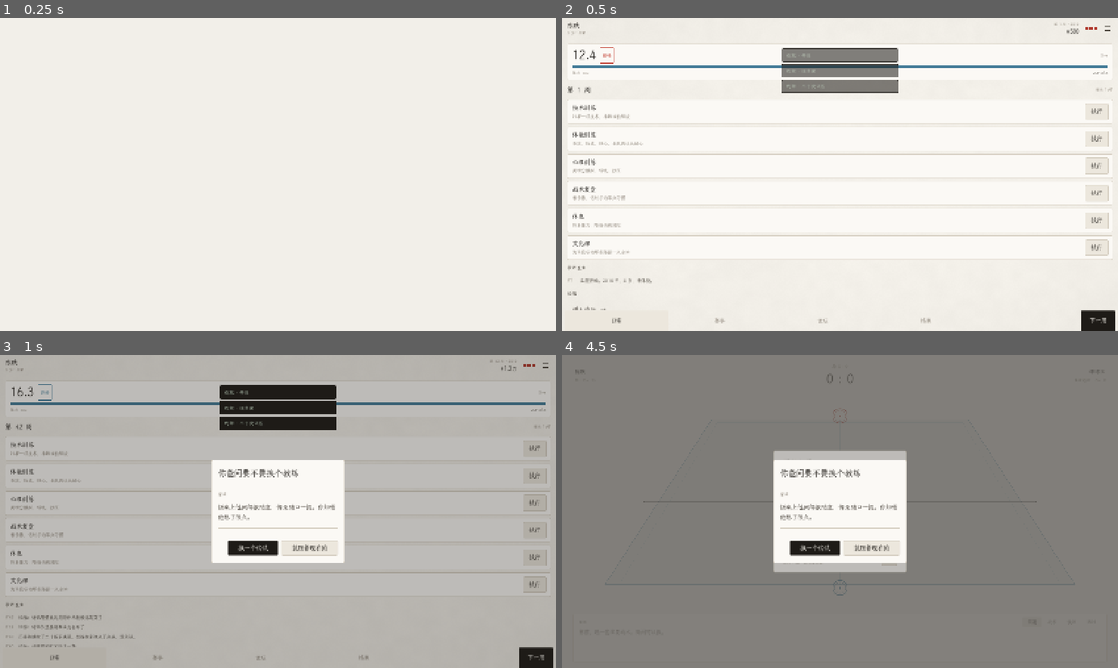
Above: before the commit, frames 1-4 (two rows, left to right).
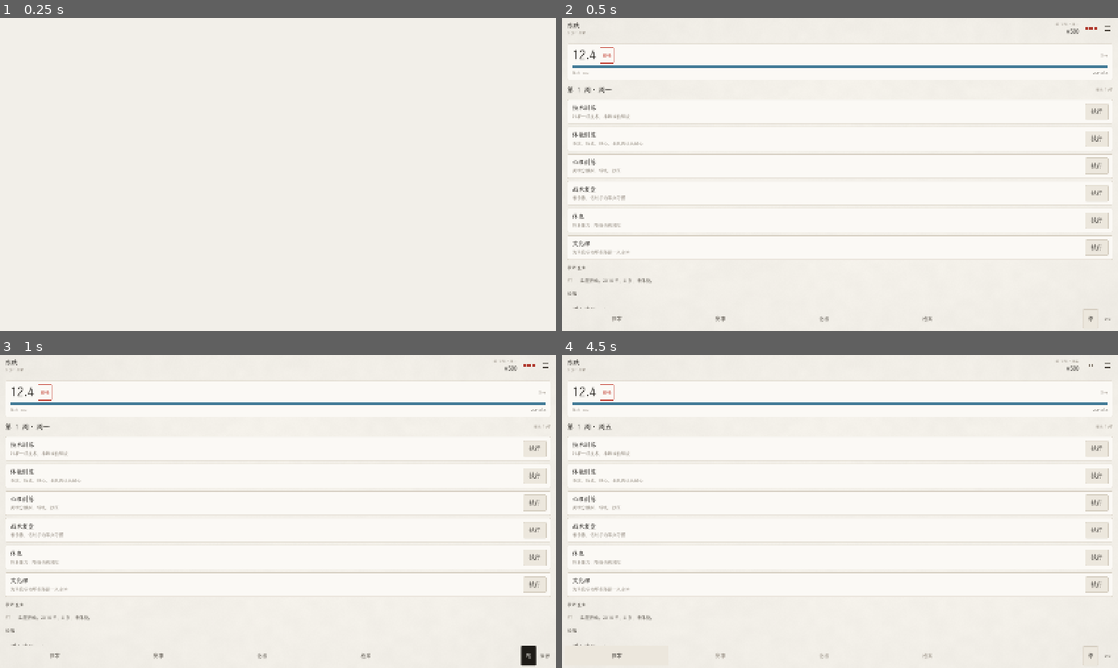
Above: after the commit, the same moments.

Repository: Moglass/PingPongLife
Game: Godot game, scene res://tools/Portrait.tscn
The game is run twice, just before and just after one commit, with the same random seed, the same clock (stepped at 60 frames per second) and the same inputs. This scene is started directly instead of the project's main scene.
Inputs (mouse positions are in pixels of both pictures, inside the frame that each line leads up to):
- Up to frame 1 (0.25 s): no input
- Up to frame 2 (0.5 s): no input
- Up to frame 3 (1 s): click (533, 658) at 0.5 s, where only the run before the commit has a clickable "下一周"
- Up to frame 4 (4.5 s): click (1090, 655) at 1.25 s, where only the run after the commit has a clickable "跑"; click (1090, 655) at 2 s, where only the run after the commit has a clickable "停"; click (1106, 655) at 2.75 s, where only the run after the commit has a clickable "暂停"; click (1034, 621) at 3.5 s, where only the run before the commit has a clickable "沉浸"; click (1051, 621) at 4.25 s, where only the run before the commit has a clickable "战术"

Frame 1 is identical in both runs. In frame 2, 3.3% of the frame differs, in the area x 1-100%, y 1-100%; in frame 3, 93%; in frame 4, 93%, in the area x 0-100%, y 0-100%.

Commit message:
feat(v0.81): 时间流重构 + 修复点不动 + iOS 更新自愈
## 点不动（P0）
复盘页整页是一个 VBox，内容一长「下一轮」被顶出屏幕，玩家以为卡死。
- 竖屏改为「正文进 SmoothScroll + 底部按钮固定」
- 外边距 46/28 -> 16/14

## 更新看不到（P0）
Service Worker 把 index.html 也缓存了，玩家永远拿到旧壳子。
- patch_web.py：从 SW 的 CACHED_FILES 摘掉 index.html
- 注入构建号自愈脚本：检测到新版本自动注销 SW + 清 CacheStorage + reload
首次访问只记录不清，避免多下一次 10MB。

## v0.81 时间流
新增 TimeManager（autoload）：现实 1 秒 = 游戏 1 天，0/1/2/4 倍速。
- GameManager.advance_day()：执行当天排程 -> 伤病按天倒计时 -> 日期推进 -> 事件判定
- 原 advance_week 降级为「周结算」，由第 7 天调用
- PlayerStats 新增 day / injury_days / schedule[7]
- 每天训练补回 7.5 体力（时间流下单日训练量远小于原「攒一周」）
- 体力 < 28 自动改休息，< 20 触发自动暂停
- 事件从「每周必抽」改为「每天 4.5%」，实测 100 天触发 1 次
- 底部「下一周」按钮换成时间控制：竖屏 跑/停 + 倍速循环，横屏四档平铺
- 顶栏与正文标题跟随日期刷新（第 N 周 · 周X）

## 验证
TimeFlow: 4x 档 3.5 秒推进 14 天，体力自适应保持 100，体力 10 时正确暂停
Smoke: 26 周推进、四页切换、存档往返全部通过
审计: 横屏 0 越界；竖屏仅器材页 6px 滚动条误差

Diff:
--- a/project.godot
+++ b/project.godot
@@ -18,6 +18,7 @@
 DataManager="*res://scripts/autoload/DataManager.gd"
 GameManager="*res://scripts/autoload/GameManager.gd"
 ForumManager="*res://scripts/autoload/ForumManager.gd"
+TimeManager="*res://scripts/autoload/TimeManager.gd"
 AudioDirector="*res://scripts/autoload/AudioDirector.gd"
 
 [display]
--- a/scripts/autoload/EventBus.gd
+++ b/scripts/autoload/EventBus.gd
@@ -5,6 +5,8 @@
 
 # ---- 时间与阶段 ----
 signal week_started(week: int, year: int)
+signal day_advanced(day: int, week: int, year: int)
+
 signal week_settled(report: Dictionary)
 signal season_changed(year: int)
 signal stage_changed(stage_index: int, stage_name: String)
--- a/scripts/autoload/GameManager.gd
+++ b/scripts/autoload/GameManager.gd
@@ -153,6 +153,93 @@
 	return IDENTITY[clampi(identity_index(), 0, IDENTITY.size() - 1)]
 
 # ---------------------------------------------------------------- 周循环
+
+const DAYS_PER_WEEK := 7
+
+## v0.81 时间流的一天：执行当天排程 → 伤病倒计时 → 日期推进 → 事件判定
+## 返回 should_pause/pause_reason，由 TimeManager 决定是否刹停。
+func advance_day() -> Dictionary:
+	if phase != Phase.CAREER:
+		return {}
+	var events: Array[String] = []
+	var should_pause := false
+	var reason := ""
+
+	var task := _scheduled_task(p.day)
+	if task == "" or task == "rest":
+		_recover_day()
+		if task == "study":
+			p.record["study"] = int(p.record.get("study", 0)) + 1
+	elif p.injury_weeks > 0 or p.stamina_cur < 28.0:
+		_recover_day()
+		events.append("身体撑不住，这一天改成休息。")
+	else:
+		var tk := _weakest_tech() if task == "tech" else ""
+		var r := career.train(p, task, tk)
+		# 时间流下每天只练一小节，补回大部分消耗，否则两天就趴下
+		p.stamina_cur = clampf(p.stamina_cur + 7.5, 0.0, 100.0)
+		events.append(str(r.get("text", "")))
+		p.record["trains"] = int(p.record.get("trains", 0)) + 1
+		match task:
+			"tech": p.record["tech_sessions"] = int(p.record.get("tech_sessions", 0)) + 1
+			"fit": p.record["fit_sessions"] = int(p.record.get("fit_sessions", 0)) + 1
+			"psy": p.record["psy_sessions"] = int(p.record.get("psy_sessions", 0)) + 1
+			"tac": p.record["tac_sessions"] = int(p.record.get("tac_sessions", 0)) + 1
+
+	# 伤病按天倒计时，7 天折一周
+	if p.injury_weeks > 0:
+		p.injury_days += 1
+		if p.injury_days >= DAYS_PER_WEEK:
+			p.injury_days = 0
+			p.injury_weeks -= 1
+
+	# 日期推进
+	p.day += 1
+	if p.day > DAYS_PER_WEEK:
+		p.day = 1
+		var wk := advance_week()
+		if not wk.is_empty():
+			events.append("第 %d 周开始。" % p.week)
+
+	# 随机事件：每天小概率（按月均 1–2 次），触发就刹车
+	if pending_event.is_empty() and rng.randf() < 0.045:
+		var ev := event_pool.pick_for(p, week_major)
+		if not ev.is_empty():
+			pending_event = ev
+			should_pause = true
+			reason = "有事发生"
+
+	# 体力保护
+	if p.stamina_cur < 20.0 and not should_pause:
+		should_pause = true
+		reason = "体力见底"
+		events.append("体力低于 20%，时间自动暂停。")
+
+	for e in events:
+		if str(e) != "":
+			_push_feed(str(e))
+	EventBus.day_advanced.emit(p.day, p.week, p.year)
+	return {"events": events, "should_pause": should_pause, "pause_reason": reason}
+
+func _scheduled_task(d: int) -> String:
+	var i := clampi(d - 1, 0, 6)
+	if i < p.schedule.size():
+		return str(p.schedule[i])
+	return "rest"
+
+func _recover_day() -> void:
+	p.stamina_cur = clampf(p.stamina_cur + 9.0, 0.0, 100.0)
+	p.fatigue = clampf(p.fatigue - 4.0, 0.0, 100.0)
+
+func _weakest_tech() -> String:
+	var best := "fh"
+	var low := 999.0
+	for k in PlayerStats.TECH_KEYS:
+		var v := p.get_tech(k)
+		if v < low:
+			low = v
+			best = k
+	return best
 
 func advance_week() -> Dictionary:
 	if phase != Phase.CAREER:
@@ -201,8 +288,7 @@
 		for f in flavor.slice(0, 1):
 			events.append("论坛：" + str(f.get("title", "")))
 
-	# 随机事件：大赛周不打扰
-	pending_event = event_pool.pick_for(p, week_major)
+	# 随机事件改由「日推进」按概率触发（v0.81：按月而非按周，避免刷屏）
 
 	# 排名与舆论涟漪
 	update_ranking()
--- /dev/null
+++ b/scripts/autoload/TimeManager.gd
@@ -0,0 +1,93 @@
+extends Node
+## v0.81 时间流：现实 1 秒 = 游戏内 1 天。
+## 只在「生涯页面 + 没有弹窗 + 没有比赛」时流动，遇到需要决策的节点自动刹车。
+
+signal scale_changed(scale: float)
+signal day_changed(day: int, week: int, year: int)
+
+## 现实多少秒推进一天。1 秒 = 1 天，一周 7 秒。
+const SECONDS_PER_DAY := 1.0
+const SPEEDS: Array[float] = [0.0, 1.0, 2.0, 4.0]
+const SPEED_NAME: Array[String] = ["暂停", "1×", "2×", "4×"]
+
+var time_scale: float = 0.0
+var _acc: float = 0.0
+var _active: bool = false
+## 上一次自动暂停的原因，给 UI 显示
+var pause_reason: String = ""
+
+func _ready() -> void:
+	process_mode = Node.PROCESS_MODE_ALWAYS
+
+## 只有停留在日常页时才走时间
+func set_active(v: bool) -> void:
+	if _active == v:
+		return
+	_active = v
+	if not v:
+		_acc = 0.0
+
+func set_speed(idx: int) -> void:
+	var i := clampi(idx, 0, SPEEDS.size() - 1)
+	time_scale = SPEEDS[i]
+	if time_scale > 0.0:
+		pause_reason = ""
+	scale_changed.emit(time_scale)
+
+func speed_index() -> int:
+	return SPEEDS.find(time_scale) if SPEEDS.has(time_scale) else 0
+
+func speed_label() -> String:
+	return SPEED_NAME[clampi(speed_index(), 0, SPEED_NAME.size() - 1)]
+
+## 进入暂停，并记录原因（事件、体力、赛事、教练谈话）
+func pause_for(reason: String) -> void:
+	pause_reason = reason
+	if time_scale != 0.0:
+		time_scale = 0.0
+		scale_changed.emit(0.0)
+	elif time_scale == 0.0:
+		scale_changed.emit(0.0)
+
+func toggle_play() -> void:
+	if time_scale > 0.0:
+		set_speed(0)
+	else:
+		set_speed(1)
+
+func is_running() -> bool:
+	return _active and time_scale > 0.0
+
+func _process(delta: float) -> void:
+	if not _active or time_scale <= 0.0:
+		return
+	# 有弹窗时先把档位真正归零，否则 UI 还显示「运行中」
+	if GameManager != null and not GameManager.pending_event.is_empty():
+		pause_for("有事发生")
+		return
+	if not _can_flow():
+		return
+	_acc += delta * time_scale
+	var guard := 0
+	while _acc >= SECONDS_PER_DAY and guard < 8:
+		guard += 1
+		_acc -= SECONDS_PER_DAY
+		var r: Dictionary = GameManager.advance_day()
+		day_changed.emit(GameManager.p.day, GameManager.p.week, GameManager.p.year)
+		if bool(r.get("should_pause", false)):
+			pause_for(str(r.get("pause_reason", "")))
+			break
+
+## 什么时候不该流动：不在生涯页、有弹窗、有比赛、在退役结算
+func _can_flow() -> bool:
+	if GameManager == null:
+		return false
+	if GameManager.phase != GameManager.Phase.CAREER:
+		return false
+	if not GameManager.pending_event.is_empty():
+		return false
+	if not GameManager.active_run.is_empty() and not bool(GameManager.active_run.get("done", false)):
+		return false
+	if GameManager.p.injury_weeks > 0 and GameManager.p.stamina_cur < 12.0:
+		return false
+	return true
--- a/scripts/data/PlayerStats.gd
+++ b/scripts/data/PlayerStats.gd
@@ -13,6 +13,12 @@
 @export var stage: int = 0
 @export var year: int = 2010
 @export var week: int = 1
+## v0.81 时间流：一周 7 天，从 1 开始
+@export var day: int = 1
+## 伤病剩余天数（7 天折 1 周，与 injury_weeks 并行记录）
+@export var injury_days: int = 0
+## 周排程：周一到周日各做什么。空字符串表示自由活动。
+@export var schedule: Array[String] = ["tech", "tech", "fit", "tech", "fit", "rest", "study"]
 
 @export_group("六属性")
 @export var power: float = 10.0
@@ -292,7 +298,8 @@
 
 func to_dict() -> Dictionary:
 	return {
-		"player_name": player_name, "age": age, "stage": stage, "year": year, "week": week,
+		"player_name": player_name, "age": age, "stage": stage, "year": year, "week": week, "day": day,
+		"injury_days": injury_days, "schedule": schedule.duplicate(),
 		"power": power, "speed": speed, "stamina": stamina, "touch": touch, "tactic": tactic, "mental": mental,
 		"tech_serve": tech_serve, "tech_receive": tech_receive, "tech_short": tech_short,
 		"tech_fh": tech_fh, "tech_bh": tech_bh, "tech_def": tech_def, "tech_foot": tech_foot,
@@ -315,6 +322,13 @@
 	stage = int(d.get("stage", 0))
 	year = int(d.get("year", 2010))
 	week = int(d.get("week", 1))
+	day = int(d.get("day", 1))
+	injury_days = int(d.get("injury_days", 0))
+	var sch: Array = d.get("schedule", [])
+	if sch.size() == 7:
+		schedule.clear()
+		for x in sch:
+			schedule.append(str(x))
 	for k in ATTR_KEYS:
 		set(k, float(d.get(k, 10.0)))
 	for k in TECH_KEYS:
--- a/scripts/ui/CareerView.gd
+++ b/scripts/ui/CareerView.gd
@@ -1,6 +1,7 @@
 extends Control
 ## 日常页：左（身体与技术）/ 中（本周行动 + 周报流）/ 右（论坛热帖）。
 
+var _week_label: Label = null
 var main: Control
 
 func setup(m: Control) -> void:
@@ -65,7 +66,8 @@
 
 	# 行动
 	var head := UIKit.hbox(8)
-	var wk_l := UIKit.label("第 %d 周" % p.week, 19, UIKit.INK)
+	var wk_l := UIKit.label("第 %d 周 · %s" % [p.week, ["周一","周二","周三","周四","周五","周六","周日"][clampi(p.day - 1, 0, 6)]], 19, UIKit.INK)
+	_week_label = wk_l
 	wk_l.custom_minimum_size = Vector2(0, 28)
 	head.add_child(wk_l)
 	head.add_child(UIKit.hfill())
--- a/scripts/ui/MainUI.gd
+++ b/scripts/ui/MainUI.gd
@@ -6,6 +6,7 @@
 const TourneyView := preload("res://scripts/ui/TourneyView.gd")
 const MatchView := preload("res://scripts/ui/MatchView.gd")
 const ForumView := preload("res://scripts/ui/ForumView.gd")
+const WEEK_NAME: Array[String] = ["周一", "周二", "周三", "周四", "周五", "周六", "周日"]
 const ProfileView := preload("res://scripts/ui/ProfileView.gd")
 const TeamView := preload("res://scripts/ui/TeamView.gd")
 
@@ -27,6 +28,10 @@
 	_apply_content_scale()
 	if get_window() != null:
 		get_window().size_changed.connect(_on_window_resized)
+	if not TimeManager.day_changed.is_connected(_on_day_changed):
+		TimeManager.day_changed.connect(_on_day_changed)
+	if not TimeManager.scale_changed.is_connected(_on_scale_changed):
+		TimeManager.scale_changed.connect(_on_scale_changed)
 	_build_background()
 	_build_layout()
 	_build_overlay()
@@ -93,7 +98,7 @@
 	vb.add_child(_body)
 
 	_navbar = Control.new()
-	_navbar.custom_minimum_size = Vector2(0, 56 if UIKit.is_portrait() else 62)
+	_navbar.custom_minimum_size = Vector2(0, 60 if UIKit.is_portrait() else 62)
 	vb.add_child(_navbar)
 
 ## iPhone 灵动岛 / Android 挖孔屏安全区
@@ -110,6 +115,23 @@
 		var pad_bottom := Control.new()
 		pad_bottom.custom_minimum_size = Vector2(0, bottom)
 		vb.add_child(pad_bottom)
+
+## 时间流每推进一天，只刷新顶栏文字，不重建整个页面
+func _on_day_changed(d: int, w: int, _y: int) -> void:
+	if page != Page.CAREER:
+		return
+	if _topbar != null:
+		_build_topbar()
+		_update_nav_state()
+	# 正文标题也要跟，否则顶栏显示第 3 周、正文还写着第 1 周
+	if current_view != null:
+		var lbl = current_view.get("_week_label")
+		if lbl != null and is_instance_valid(lbl):
+			lbl.text = "第 %d 周 · %s" % [w, WEEK_NAME[clampi(d - 1, 0, 6)]]
+
+func _on_scale_changed(_s: float) -> void:
+	if _navbar != null:
+		_build_navbar()
 
 func _build_overlay() -> void:
 	_overlay = Control.new()
@@ -375,6 +397,7 @@
 	if target == page and current_view != null:
 		return
 	page = target
+	TimeManager.set_active(target == Page.CAREER)
 	_topbar.visible = target != Page.MATCH
 	_navbar.visible = target != Page.MATCH
 	if target == Page.MATCH:
@@ -481,7 +504,7 @@
 
 	var wk := UIKit.vbox(0)
 	wk.alignment = BoxContainer.ALIGNMENT_CENTER
-	var wkl := UIKit.dim("第 %d 周 · %d" % [p.week, p.year], 10)
+	var wkl := UIKit.dim("第 %d 周 · %s" % [p.week, WEEK_NAME[clampi(p.day - 1, 0, 6)]], 10)
 	wkl.horizontal_alignment = HORIZONTAL_ALIGNMENT_RIGHT
 	wkl.custom_minimum_size = Vector2(0, 13)
 	wk.add_child(wkl)
@@ -555,7 +578,7 @@
 		c.queue_free()
 	var hb := UIKit.hbox(4 if not UIKit.is_portrait() else 0)
 	var pad := 26 if not UIKit.is_portrait() else 8
-	var m := UIKit.margin(hb, pad, 0, pad, 0)
+	var m := UIKit.margin(hb, pad, 0, pad, 6 if UIKit.is_portrait() else 0)
 	m.set_anchors_preset(Control.PRESET_FULL_RECT)
 	_navbar.add_child(m)
 
@@ -568,15 +591,47 @@
 	if not UIKit.is_mobile() and not UIKit.is_portrait():
 		hb.add_child(UIKit.dim("空格：下一周", 11))
 		hb.add_child(UIKit.spacer(10))
-	var next := UIKit.btn("下一周" if UIKit.is_portrait() else "下一周  →", "primary", _next_week)
-	next.custom_minimum_size = Vector2(92 if UIKit.is_portrait() else 132, 42 if UIKit.is_portrait() else 40)
-	next.name = "NextWeek"
-	hb.add_child(next)
+	hb.add_child(_build_time_controls(UIKit.is_portrait()))
+
+## v0.81 时间流控制。竖屏压成两个键（播放/暂停 + 倍速循环），横屏铺开四档。
+func _build_time_controls(compact: bool) -> Control:
+	var hb := UIKit.hbox(4)
+	if compact:
+		var running := TimeManager.time_scale > 0.0
+		var pb := UIKit.btn("停" if running else "跑", "normal" if running else "primary", func() -> void:
+			TimeManager.toggle_play()
+			_build_navbar()
+		)
+		pb.custom_minimum_size = Vector2(40, 40)
+		pb.add_theme_font_size_override("font_size", 14)
+		hb.add_child(pb)
+
+		var sb := UIKit.btn(TimeManager.speed_label(), "ghost", func() -> void:
+			var i := TimeManager.speed_index()
+			i = 2 if i <= 1 else (3 if i == 2 else 1)
+			TimeManager.set_speed(i)
+			_build_navbar()
+		)
+		sb.custom_minimum_size = Vector2(42, 40)
+		sb.add_theme_font_size_override("font_size", 13)
+		hb.add_child(sb)
+	else:
+		for i in range(TimeManager.SPEED_NAME.size()):
+			var idx := i
+			var cur := TimeManager.speed_index() == i
+			var b := UIKit.btn(TimeManager.SPEED_NAME[i], "normal" if cur else "ghost", func() -> void:
+				TimeManager.set_speed(idx)
+				_build_navbar()
+			)
+			b.custom_minimum_size = Vector2(54, 40)
+			b.add_theme_font_size_override("font_size", 13)
+			hb.add_child(b)
+	return hb
 
 func _nav_btn(text: String, target: Page) -> Button:
 	var b := UIKit.btn(text, "ghost", func() -> void: show_page(target))
 	if UIKit.is_portrait():
-		b.custom_minimum_size = Vector2(0, 42)
+		b.custom_minimum_size = Vector2(0, 40)
 		b.size_flags_horizontal = Control.SIZE_EXPAND_FILL
 		b.add_theme_font_size_override("font_size", 14)
 	else:
--- a/scripts/ui/MatchView.gd
+++ b/scripts/ui/MatchView.gd
@@ -693,7 +693,7 @@
 	add_child(bg)
 
 	var vb := UIKit.vbox(14)
-	var root := UIKit.margin(vb, 46, 28, 46, 24)
+	var root := UIKit.margin(vb, 16, 14, 16, 10) if UIKit.is_portrait() else UIKit.margin(vb, 46, 28, 46, 24)
 	root.set_anchors_preset(Control.PRESET_FULL_RECT)
 	add_child(root)
 
@@ -727,15 +727,27 @@
 		ch2.add_child(UIKit.hfill())
 		tag_box.add_child(ch2)
 	head.add_child(tag_box)
-	vb.add_child(head)
-	vb.add_child(UIKit.hsep())
+
+	# 竖屏：正文进滚动区，底部按钮脱离滚动固定住。
+	# 之前整页是一个 VBox，内容一长「下一轮」就被顶到屏幕外，玩家以为卡死了。
+	var portrait := UIKit.is_portrait()
+	var flow: VBoxContainer = vb
+	if portrait:
+		var scroll := SmoothScroll.new()
+		scroll.size_flags_vertical = Control.SIZE_EXPAND_FILL
+		vb.add_child(scroll)
+		flow = UIKit.vbox(12)
+		flow.size_flags_horizontal = Control.SIZE_EXPAND_FILL
+		scroll.add_child(flow)
+
+	flow.add_child(head)
+	flow.add_child(UIKit.hsep())
 
 	# ---- 三栏 ----
-	var portrait := UIKit.is_portrait()
 	var cols: BoxContainer = UIKit.vbox(12) if portrait else UIKit.hbox(16)
 	if not portrait:
 		cols.alignment = BoxContainer.ALIGNMENT_BEGIN
-	vb.add_child(cols)
+	flow.add_child(cols)
 
 	var opp: Dictionary = ctx.get("opponent", {})
 	var opp_ovr := float(opp.get("ovr", 50))
@@ -810,7 +822,8 @@
 	sc.add_child(UIKit.margin(sv, 18, 14, 18, 14))
 	cols.add_child(sc)
 
-	vb.add_child(UIKit.vfill())
+	if not portrait:
+		vb.add_child(UIKit.vfill())
 
 	# ---- 底部 ----
 	var settled: Dictionary = GameManager.active_run.get("settled", {})
--- a/tools/PortraitRunner.gd
+++ b/tools/PortraitRunner.gd
@@ -11,10 +11,12 @@
 	await get_tree().process_frame
 	GameManager.new_career("陈默", "prodigy")
 	main._enter_game()
-	for i in range(40):
-		GameManager.p.ap = 3
-		GameManager.train("tech", "fh")
-		GameManager.advance_week()
+	# v0.81：跑时间流，2 倍速 7 秒 ≈ 14 天
+	TimeManager.set_active(true)
+	TimeManager.set_speed(2)
+	await get_tree().create_timer(7.0).timeout
+	TimeManager.set_speed(0)
+	print("[PORTRAIT] 时间流后 第%d周 周%d 体力%.0f" % [GameManager.p.week, GameManager.p.day, GameManager.p.stamina_cur])
 	GameManager.p.record["matches"] = 24
 	GameManager.p.record["wins"] = 17
 	GameManager.p.record["champions"] = 2
--- /dev/null
+++ b/tools/test_timeflow.gd
@@ -0,0 +1,44 @@
+extends Node
+## v0.81 时间流验收：4 倍速下时间该自己走，事件频率该降下来。
+
+func _ready() -> void:
+	GameManager.new_career("时光", "prodigy")
+	await get_tree().process_frame
+
+	var d0 := GameManager.p.day
+	var w0 := GameManager.p.week
+	var y0 := GameManager.p.year
+	print("[FLOW] 起始 第%d周 周%d %d年" % [w0, d0, y0])
+
+	TimeManager.set_active(true)
+	TimeManager.set_speed(3)  # 4×
+	print("[FLOW] 档位 ", TimeManager.speed_label(), " scale=", TimeManager.time_scale)
+
+	# 4× → 1 秒 4 天，等 3.5 秒 ≈ 14 天
+	await get_tree().create_timer(3.5).timeout
+	print("[FLOW] 3.5 秒后 第%d周 周%d %d年  体力%.0f" % [
+		GameManager.p.week, GameManager.p.day, GameManager.p.year, GameManager.p.stamina_cur])
+
+	var advanced := GameManager.p.week * 7 + GameManager.p.day - (w0 * 7 + d0)
+	print("[FLOW] 推进天数=", advanced, " （4×≈14 天）")
+
+	# 事件频率：连续跑 100 天，统计触发次数
+	TimeManager.set_speed(0)
+	var events := 0
+	var pause_hits := 0
+	for i in range(100):
+		GameManager.p.stamina_cur = 90.0
+		if not GameManager.pending_event.is_empty():
+			GameManager.pending_event = {}
+			events += 1
+		var r: Dictionary = GameManager.advance_day()
+		if bool(r.get("should_pause", false)):
+			pause_hits += 1
+	print("[FLOW] 100 天内触发事件 ", events, " 次，暂停点 ", pause_hits, " 次")
+
+	# 体力保护：压到 10 应立刻刹停
+	GameManager.p.stamina_cur = 10.0
+	var r2: Dictionary = GameManager.advance_day()
+	print("[FLOW] 体力10 时 should_pause=", r2.get("should_pause"), " 原因=", r2.get("pause_reason"))
+
+	get_tree().quit()
